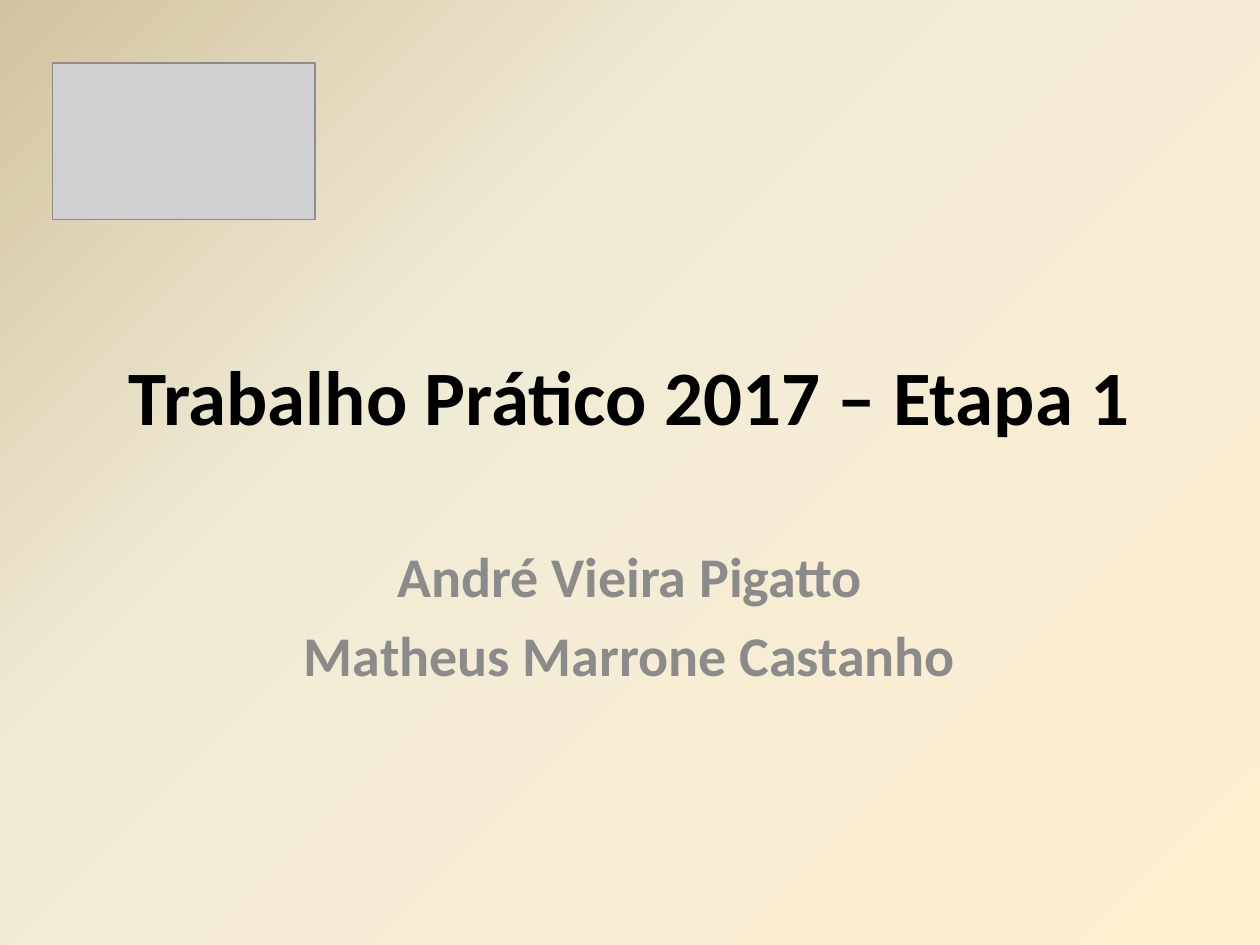
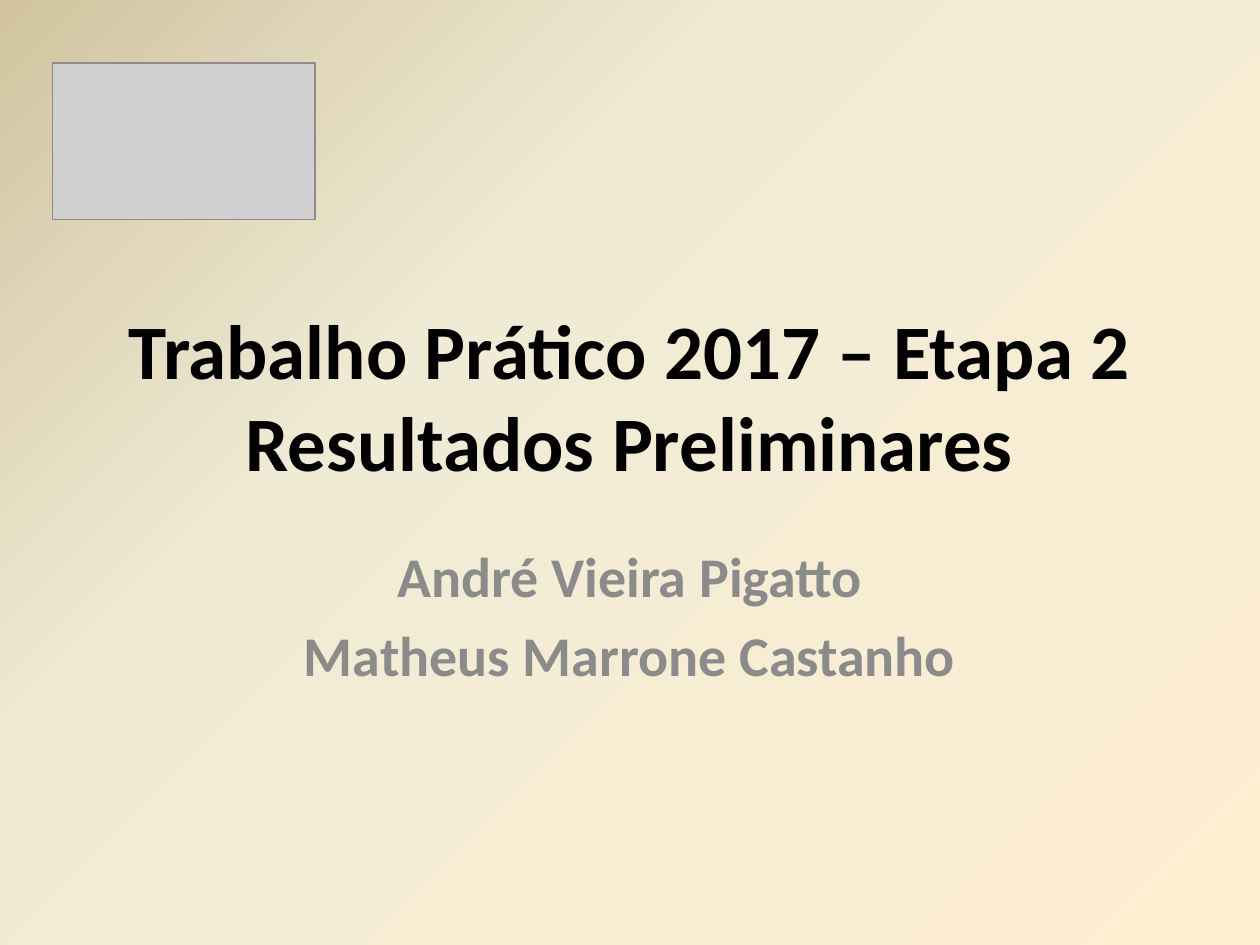
Before and after one commit to mmcastanho/python_kdd, a slide deck: slide 1 of Etapa1_Andre_Matheus.pptx. Drawn at 1260x945 pixels with LibreOffice and Linux fonts; fonts in the diff are those of the drawing; grey boxes stand for pictures. Boxes give left, top, right and bottom in pixels: in the first picture for what was removed or moved away, otherwise in the second. Text is boxed around its words. In the diff, an @@ line names an element or a change of style, - is before the commit and + after.

```diff
--- a/Etapa1_Andre_Matheus.pptx
+++ b/Etapa1_Andre_Matheus.pptx
@@ title at [129,325,1129,472]: text changed @@
-Trabalho Prático 2017 – Etapa 1
+Trabalho Prático 2017 – Etapa 2
+Resultados Preliminares
```
Also in this commit, not shown: 3 other slides changed, 6 slides added, 5 slides removed, 3 other files.
